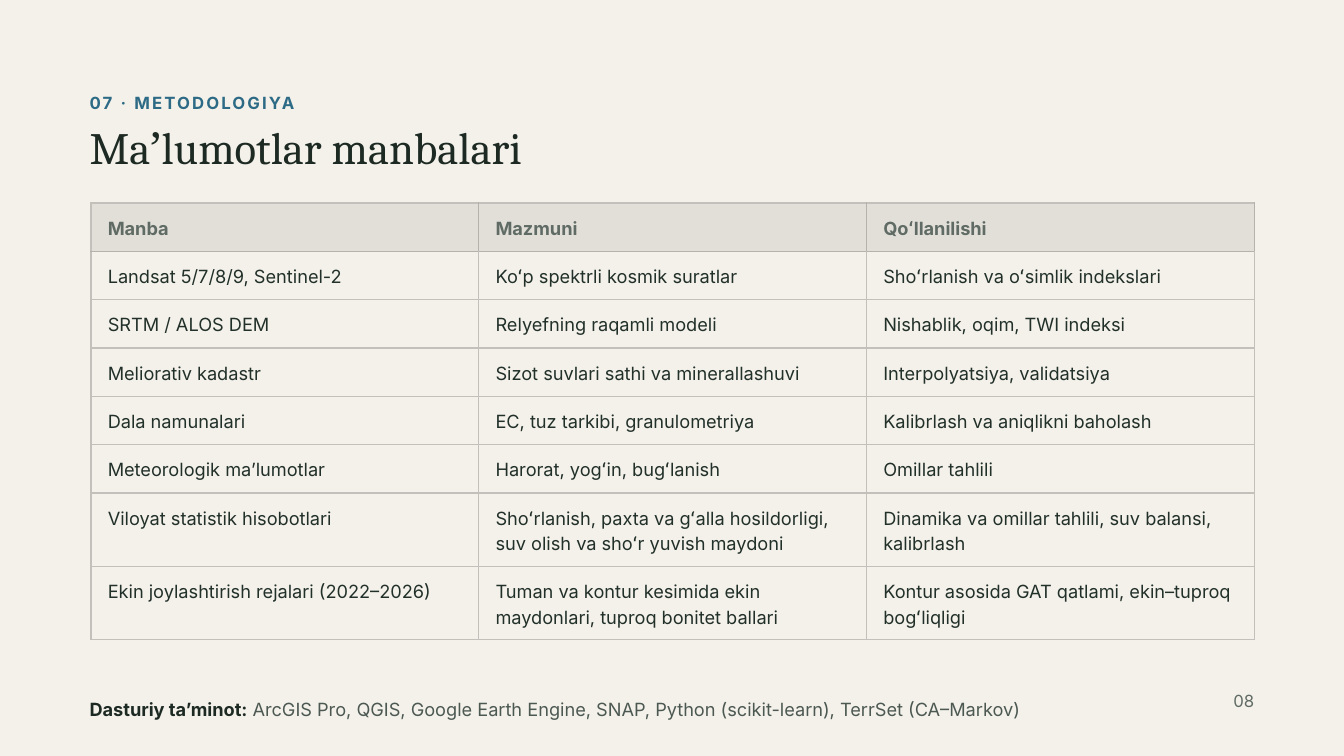
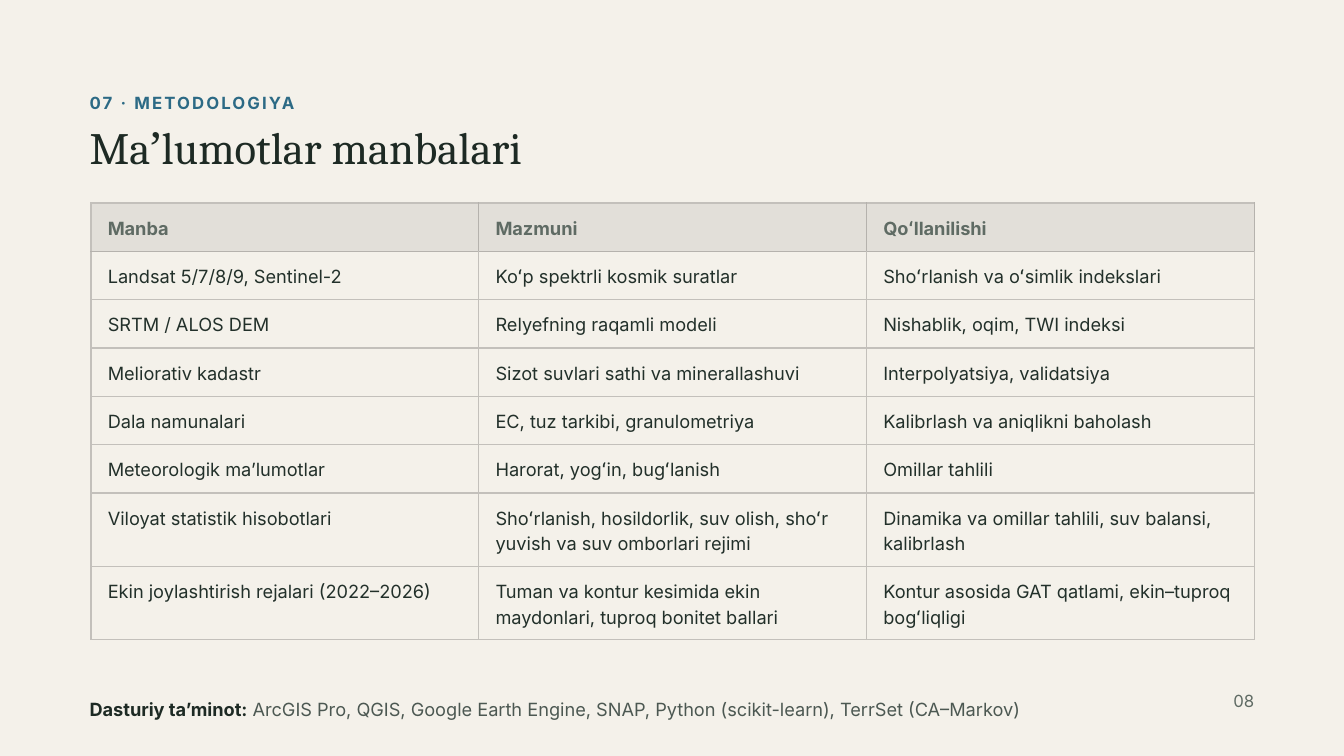
Before and after one commit to Rasuljon007/mirzohid-loyiha, a slide deck: slide 8 of Garbiy_Farg_ona_tuproqlari_GAT_asosida_bashoratlash.pptx. Drawn at 1344x756 pixels with LibreOffice and Linux fonts; fonts in the diff are those of the drawing. Boxes give left, top, right and bottom in pixels: in the first picture for what was removed or moved away, otherwise in the second. Text is boxed around its words. In the diff, an @@ line names an element or a change of style, - is before the commit and + after.

```diff
--- a/Garbiy_Farg_ona_tuproqlari_GAT_asosida_bashoratlash.pptx
+++ b/Garbiy_Farg_ona_tuproqlari_GAT_asosida_bashoratlash.pptx
@@ table at bbox=[91, 203, 1255, 632] @@
-row 7, column 2: Shoʻrlanish, paxta va gʻalla hosildorligi, suv olish va shoʻr yuvish maydoni
+row 7, column 2: Shoʻrlanish, hosildorlik, suv olish, shoʻr yuvish va suv omborlari rejimi
```
Also in this commit, not shown: 6 other slides changed, 1 slide added.
